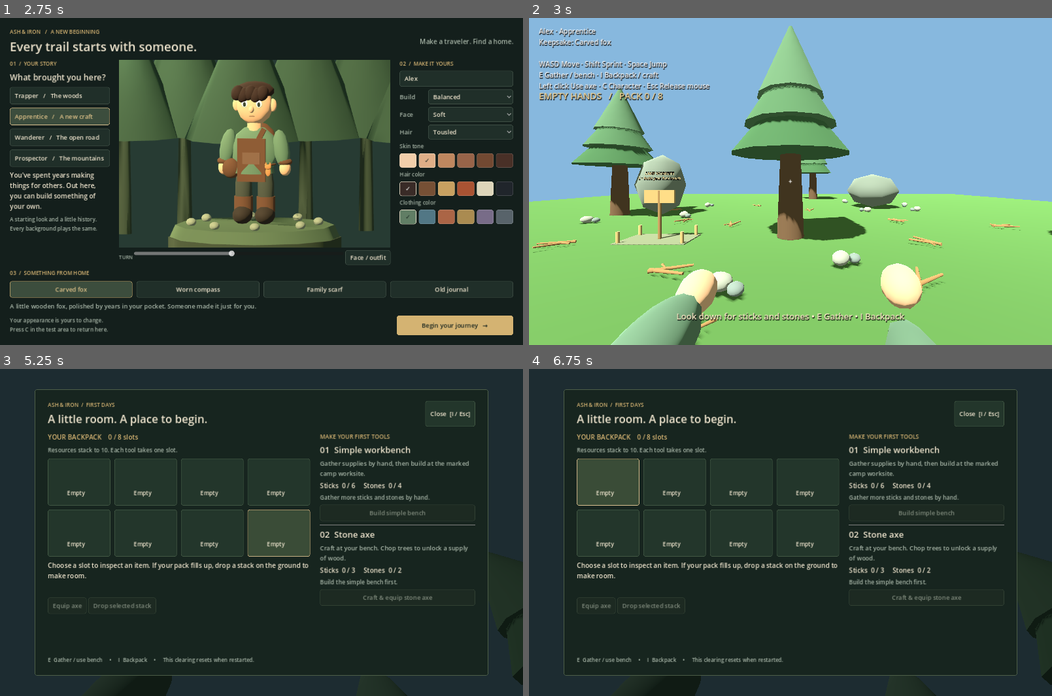
Above: before the commit, frames 1-4 (two rows, left to right).
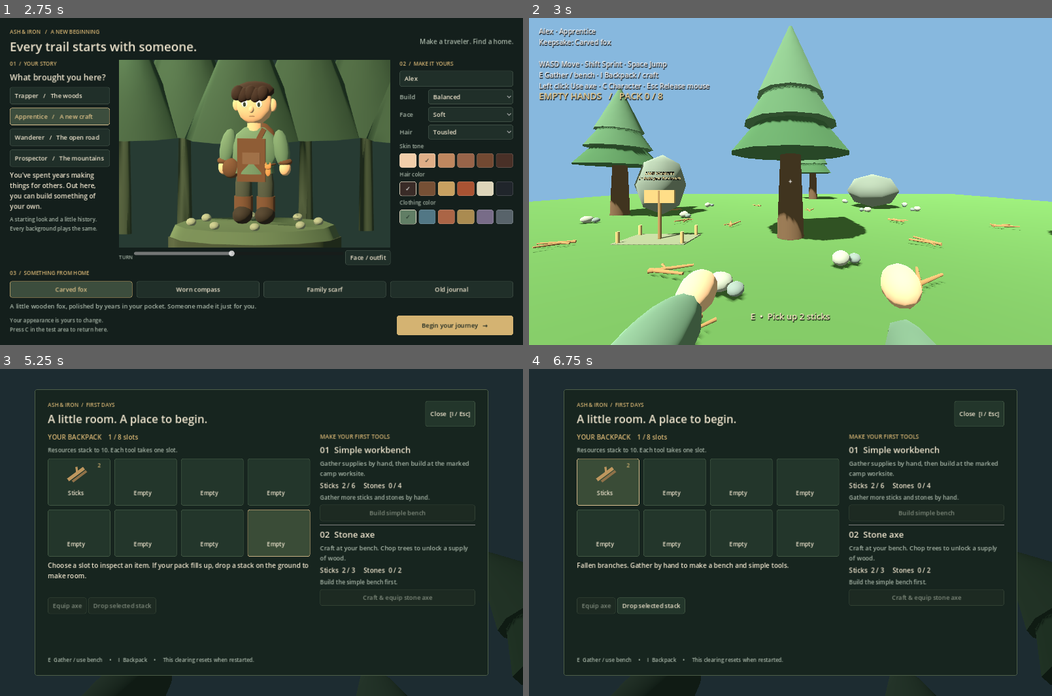
Above: after the commit, the same moments.

Repository: DandyDanner/Ash-iron.
Game: Godot game, scene res://scenes/character_creator.tscn
The game is run twice, just before and just after one commit, with the same random seed, the same clock (stepped at 60 frames per second) and the same inputs.
Inputs (mouse positions are in pixels of both pictures, inside the frame that each line leads up to):
- Up to frame 1 (2.75 s): click (455, 80) at 0.52 s; type "Alex" at 0.6 s; click "Apprentice / A new craft" at 1.25 s; click "Apprentice / A new craft" at 2 s
- Up to frame 2 (3 s): click "Begin your journey →" at 2.75 s
- Up to frame 3 (5.25 s): tap Enter at 3.5, 5 s; move the mouse to (287, 532) at 3.52 s; hold W from 3.53 s (still down); tap E at 3.6, 4.35 s; click (287, 532) at 3.67 s; tap Space at 3.77, 4.25, 4.52 s; move the mouse to (235, 532) at 4.27 s; click (235, 532) at 4.42 s; move the mouse to (271, 525) at 5.02 s; tap I at 5.1 s; click (271, 525) at 5.17 s
- Up to frame 4 (6.75 s): tap E at 5.3 s; release W at 5.75 s; click "Empty" at 5.75 s; click (607, 483) at 6.5 s, where only the run after the commit has a clickable "Sticks"

Frame 1 is identical in both runs. In frame 2, 0.7% of the frame differs, in the area x 28-72%, y 90-94%; in frame 3, 0.1%; in frame 4, 0.8%, in the area x 9-67%, y 20-74%.

Commit message:
Make E pickups forgiving with nearby targeting and obstacle checks

Diff:
--- a/scripts/player.gd
+++ b/scripts/player.gd
@@ -7,6 +7,8 @@
 const InventoryPanel = preload("res://scripts/inventory_panel.gd")
 const Pickup = preload("res://scripts/resource_pickup.gd")
 const REACH := 2.6
+@export var pickup_radius: float = 3.0
+@export_range(10.0, 90.0) var pickup_half_angle: float = 70.0
 const JUMP_GRACE := 0.1
 const JUMP_BUFFER := 0.12
 
@@ -166,18 +168,18 @@
 				_show_feedback("Timber! Collect the fallen wood with E." if hit.collider.hits_left == 0 else "Good hit")
 	if collect_requested:
 		collect_requested = false
-		var target := _aim_target()
-		if not target.is_empty():
-			if target.collider.has_method("collect_into"):
-				var item: String = target.collider.item_id
-				var amount: int = target.collider.collect_into(inventory)
+		var target := _interaction_target()
+		if is_instance_valid(target):
+			if target.has_method("collect_into"):
+				var item: String = target.item_id
+				var amount: int = target.collect_into(inventory)
 				if amount > 0:
 					if item == "stone_axe":
 						equip_axe(true)
 					_show_feedback("+%d %s" % [amount, Inventory.ITEMS[item].name.to_lower()])
 				else:
 					_show_feedback("Backpack full • Press I to drop a stack or craft.")
-			elif target.collider == workbench:
+			elif target == workbench:
 				open_inventory()
 	feedback_time = maxf(0.0, feedback_time - delta)
 	_update_hud()
@@ -192,10 +194,51 @@
 	feedback = text
 	feedback_time = 1.2
 
+func _interaction_target() -> Node3D:
+	# Precise aim takes priority, but gathering does not require looking down at a tiny collider.
+	var aimed := _aim_target()
+	if not aimed.is_empty() and aimed.collider == workbench:
+		return workbench
+	var forward := -camera.global_basis.z
+	forward.y = 0.0
+	if forward.length_squared() < 0.01:
+		forward = -global_basis.z
+	forward = forward.normalized()
+	var best: Node3D = null
+	var best_distance := INF
+	var candidates := get_tree().get_nodes_in_group("pickups")
+	candidates.append_array(get_tree().get_nodes_in_group("wood_bundles"))
+	for candidate in candidates:
+		if candidate.is_queued_for_deletion() or candidate.collected:
+			continue
+		var offset: Vector3 = candidate.global_position - global_position
+		if absf(offset.y) > 1.8:
+			continue
+		offset.y = 0.0
+		var distance := offset.length()
+		if distance > pickup_radius:
+			continue
+		# Anything at your feet is reachable; farther items use a broad horizontal cone.
+		if distance > 1.1 and forward.dot(offset.normalized()) < cos(deg_to_rad(pickup_half_angle)):
+			continue
+		var sight := PhysicsRayQueryParameters3D.create(camera.global_position, candidate.global_position + Vector3(0, 0.12, 0), 1, [get_rid()])
+		if not get_world_3d().direct_space_state.intersect_ray(sight).is_empty():
+			continue
+		if not aimed.is_empty() and aimed.collider == candidate:
+			return candidate
+		if distance < best_distance:
+			best = candidate
+			best_distance = distance
+	return best
+
 func _update_hud() -> void:
 	resource_label.text = "%s   /   PACK %d / 8" % ["STONE AXE" if axe_equipped else "EMPTY HANDS", inventory.used_slots()]
 	if feedback_time > 0.0:
 		prompt_label.text = feedback
+		return
+	var nearby := _interaction_target()
+	if is_instance_valid(nearby):
+		prompt_label.text = nearby.prompt()
 		return
 	var hit := _aim_target()
 	if not hit.is_empty() and hit.collider.has_method("prompt"):
@@ -204,7 +247,7 @@
 		else:
 			prompt_label.text = hit.collider.prompt()
 	elif not workbench.built:
-		prompt_label.text = "Look down for sticks and stones • E Gather • I Backpack"
+		prompt_label.text = "Walk near sticks and stones • E Gather • I Backpack"
 	elif inventory.count("stone_axe") == 0:
 		prompt_label.text = "Return to your workbench to craft a stone axe."
 	else:
--- /dev/null
+++ b/tests/pickup_assist_test.gd
@@ -0,0 +1,67 @@
+extends SceneTree
+const Pickup = preload("res://scripts/resource_pickup.gd")
+const Profile = preload("res://scripts/character_profile.gd")
+var failures := 0
+
+func _initialize() -> void:
+	Profile.storage_path = "user://unused_pickup_test.json"
+	call_deferred("run")
+
+func check(condition: bool, message: String) -> void:
+	if not condition:
+		failures += 1
+		push_error(message)
+
+func ticks() -> void:
+	for i in range(3):
+		await physics_frame
+		await process_frame
+
+func run() -> void:
+	change_scene_to_file("res://scenes/main.tscn")
+	await scene_changed
+	for pickup in get_nodes_in_group("pickups"):
+		pickup.queue_free()
+	await ticks()
+	var player := current_scene.get_node("Player")
+	player.global_position = Vector3(12, 1.1, 12)
+	player._capture_controls(true)
+	player.camera.rotation = Vector3.ZERO
+	var item := Pickup.new()
+	item.position = Vector3(14, 0.22, 10.5)
+	current_scene.add_child(item)
+	await ticks()
+	check(player._aim_target().is_empty(), "Fixture unexpectedly needs direct aim")
+	check(player._interaction_target() == item, "Off-center ground item was not selected while looking level")
+	check(player.prompt_label.text == item.prompt(), "Prompt and selected item disagree")
+	item.position = Vector3(12, 0.22, 8.8)
+	await ticks()
+	check(player._interaction_target() == null, "Pickup beyond three meters was selected")
+	item.position = Vector3(12, 0.22, 14)
+	await ticks()
+	check(player._interaction_target() == null, "Distant item behind the player was selected")
+	item.position = Vector3(12.2, 0.22, 12.3)
+	await ticks()
+	check(player._interaction_target() == item, "Item at the player's feet was not selected")
+	item.position = Vector3(12, 0.22, 10)
+	var wall := StaticBody3D.new()
+	var collision := CollisionShape3D.new()
+	var shape := BoxShape3D.new()
+	shape.size = Vector3(1, 2.4, 0.3)
+	collision.shape = shape
+	wall.add_child(collision)
+	wall.position = Vector3(12, 1.2, 11)
+	current_scene.add_child(wall)
+	await ticks()
+	check(player._interaction_target() == null, "Pickup assist reached through an obstacle")
+	wall.queue_free()
+	await ticks()
+	check(player._interaction_target() == item, "Unobstructed pickup was not restored")
+	var event := InputEventKey.new()
+	event.physical_keycode = KEY_E
+	event.pressed = true
+	player._unhandled_input(event)
+	await ticks()
+	check(player.inventory.count("stick") == 2, "E did not collect the assisted target")
+	print("PICKUP ASSIST: %s" % ("PASS — broad aim, level view, feet, distance limit, rear exclusion, obstacles, prompt, and E collection" if failures == 0 else "FAIL"))
+	quit(1 if failures else 0)
Not shown, changed: README.md
